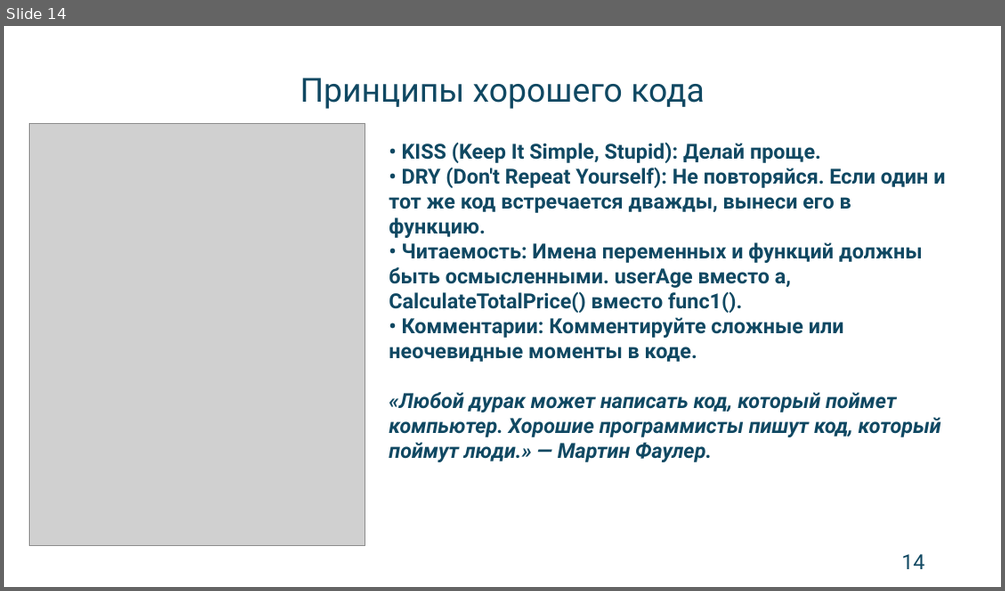
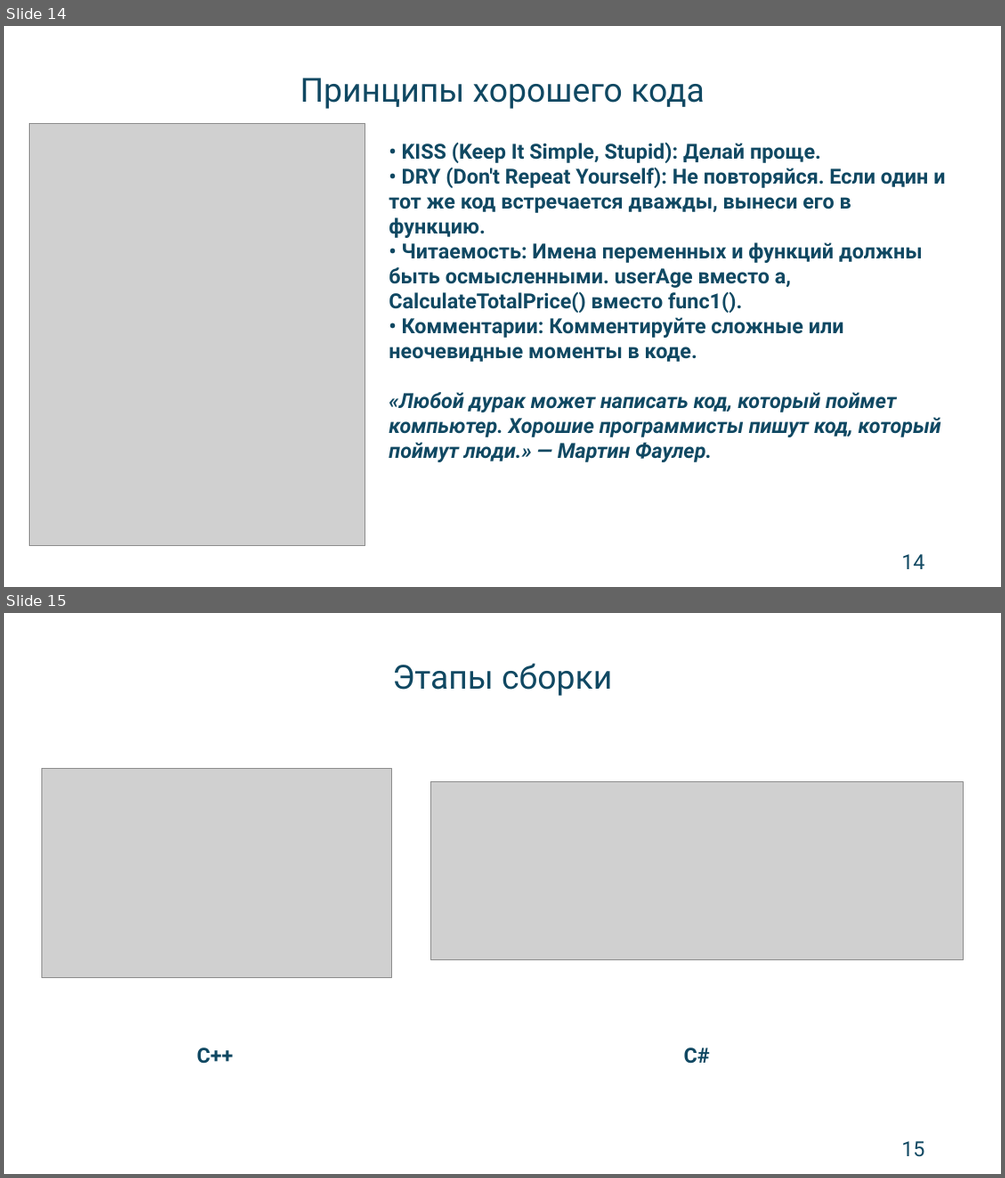
Before and after one commit to NewDawnPRG/1580_10_CSharp_BASE_OOP, a slide deck: Lections/CSharp_Lection_1.pptx. Shown one above the other, each under a label of ours: slide 14 before the commit, slides 14 and 15 after it. The pictures are 1005x591 and 1005x1178 pixels, drawn with LibreOffice and Linux fonts; fonts in the diff are those of the drawing; grey boxes stand for pictures. Boxes give left, top, right and bottom in pixels: in the first picture for what was removed or moved away, otherwise in the second. Text is boxed around its words. In the diff, an @@ line names an element or a change of style, - is before the commit and + after.

```diff
--- a/Lections/CSharp_Lection_1.pptx
+++ b/Lections/CSharp_Lection_1.pptx
@@ slide 15 added at (4,613,1001,1174), background #FFFFFF @@
@@ text added at (392,663,612,696), 32 pt, text #104862 @@
+Этапы сборки
@@ picture added at (41,769,391,977) @@
@@ picture added at (431,782,963,960) @@
@@ text added at (197,1047,234,1063), 20 pt, text #104862, bold @@
+C++
@@ text added at (684,1047,710,1063), 20 pt, text #104862, bold @@
+C#
@@ page number added at (901,1141,924,1157), 20 pt, text #104862 @@
+15
```
Also in this commit, not shown: 1 other slide added, 2 other files.
